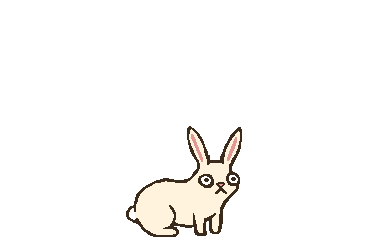
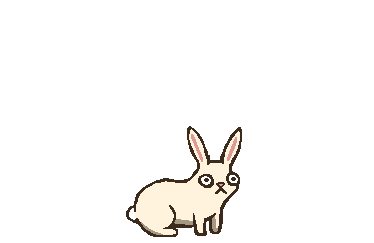
Comparing the layer stacks of the two 374×243 images. Changes:
painted on "rabbit" over (x1=141, y1=216, x2=218, y2=235)
